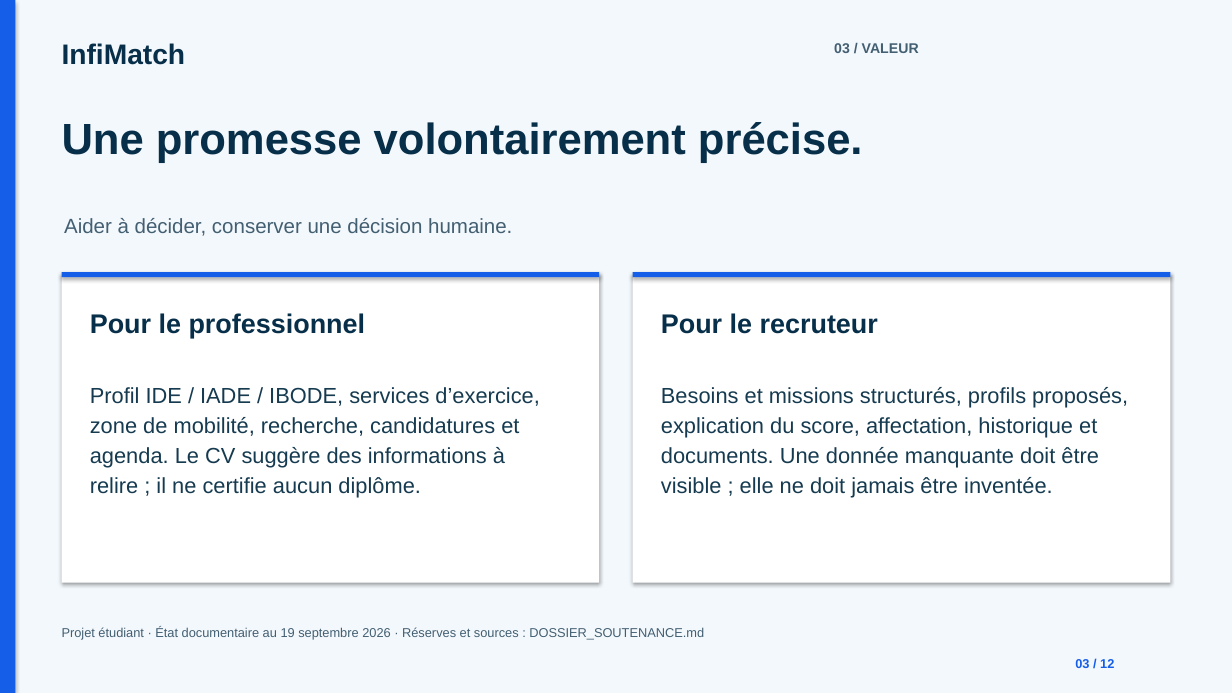
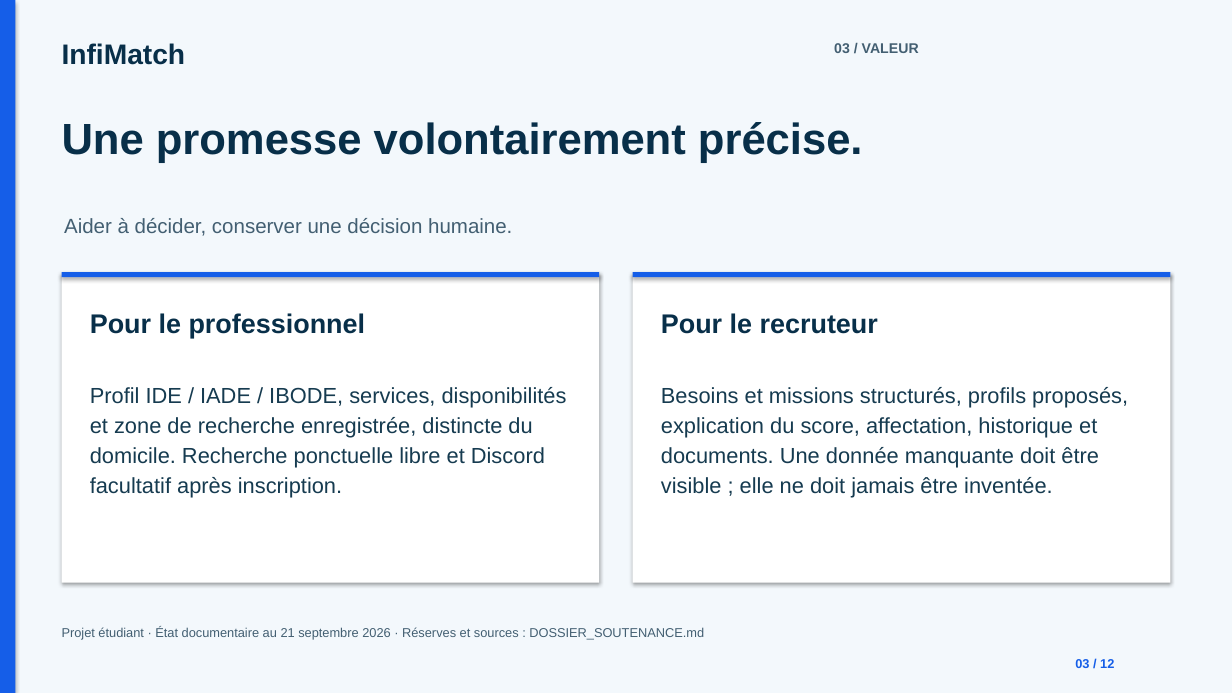
Before and after one commit to lebretyves/Infimactch_Prod, a slide deck: slide 3 of docs/presentation/InfiMatch_Soutenance.pptx. Drawn at 1232x693 pixels with LibreOffice and Linux fonts; fonts in the diff are those of the drawing. Boxes give left, top, right and bottom in pixels: in the first picture for what was removed or moved away, otherwise in the second. Text is boxed around its words. In the diff, an @@ line names an element or a change of style, - is before the commit and + after.

```diff
--- a/docs/presentation/InfiMatch_Soutenance.pptx
+++ b/docs/presentation/InfiMatch_Soutenance.pptx
@@ text at [90,387,567,498]: text changed @@
-Profil IDE / IADE / IBODE, services d’exercice, zone de mobilité, recherche, candidatures et agenda. Le CV suggère des informations à relire ; il ne certifie aucun diplôme.
+Profil IDE / IADE / IBODE, services, disponibilités et zone de recherche enregistrée, distincte du domicile. Recherche ponctuelle libre et Discord facultatif après inscription.
@@ text at [62,627,704,640]: text changed @@
-Projet étudiant · État documentaire au 19 septembre 2026 · Réserves et sources : DOSSIER_SOUTENANCE.md
+Projet étudiant · État documentaire au 21 septembre 2026 · Réserves et sources : DOSSIER_SOUTENANCE.md
```
Also in this commit, not shown: 11 other slides changed, 44 other files.
